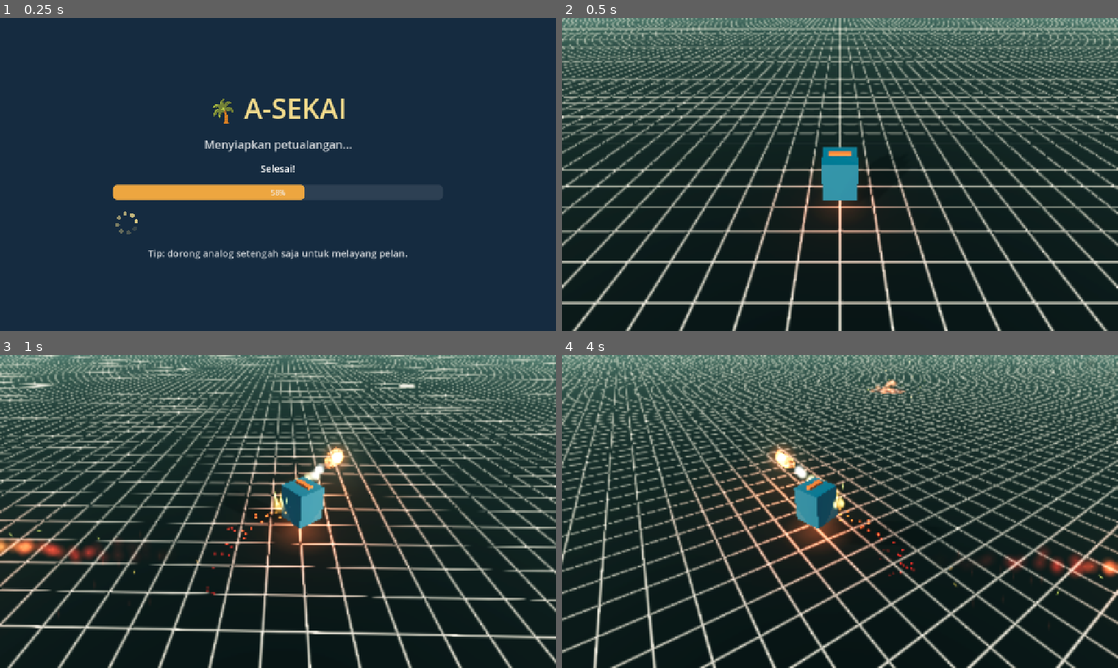
Above: before the commit, frames 1-4 (two rows, left to right).
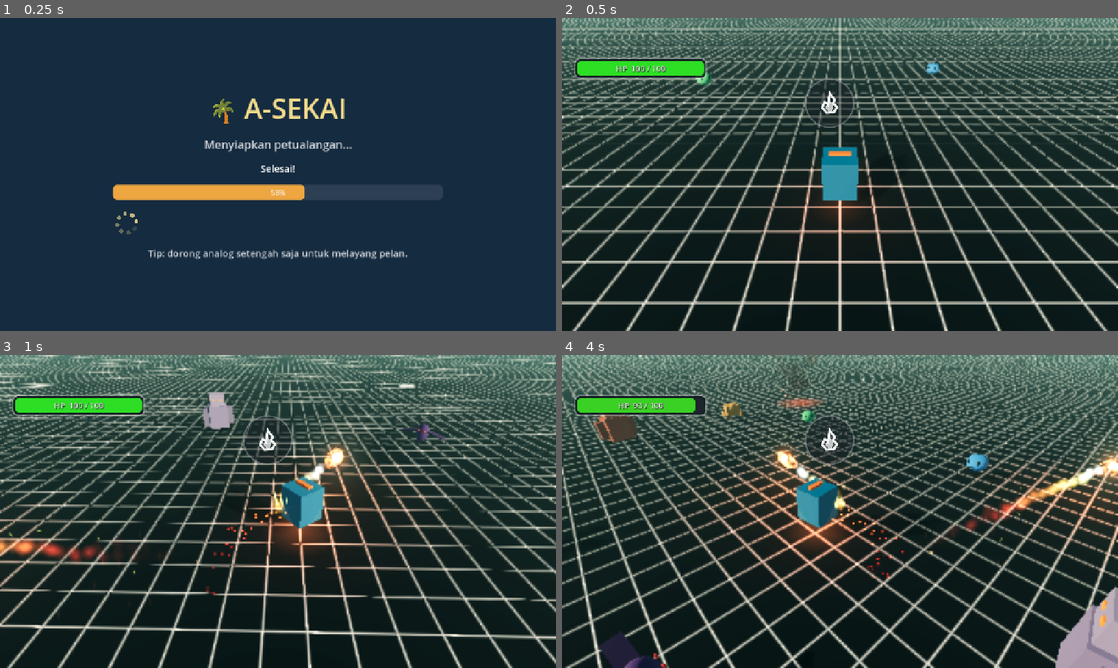
Above: after the commit, the same moments.

Repository: KyokoApp/Unity
Game: Godot game, scene res://packs/core_scripts/game_root.tscn
Two runs of this game, one before a commit and one after it. Both use one fixed random seed, a clock stepped at 60 frames per second and the inputs below. This scene is started directly instead of the project's main scene. Sound files missing from this copy of the repository are replaced by a short silence.
Inputs (mouse positions are in pixels of both pictures, inside the frame that each line leads up to):
- Up to frame 1 (0.25 s): no input
- Up to frame 2 (0.5 s): no input
- Up to frame 3 (1 s): move the mouse to (400, 495) at 0.52 s; hold Right (ui_right) from 0.53 s (still down); hold F from 0.53 s (still down); click (400, 495) at 0.67 s; tap Space at 0.77 s
- Up to frame 4 (4 s): release Right (ui_right) at 1.25 s; release F at 1.25 s; drag from (728, 527) to (812, 574) at 1.27 s; move the mouse to (895, 442) at 2.02 s; hold Right (ui_right) 2.03-2.75 s; hold F 2.03-2.75 s; drag from (812, 574) to (673, 464) at 2.77 s; move the mouse to (1006, 558) at 3.52 s; hold Left (ui_left) from 3.53 s (still down); hold F from 3.53 s (still down); tap Space at 3.77 s

Frame 1 is identical in both runs. In frame 2, 2.2% of the frame differs, in the area x 2-68%, y 12-36%; in frame 3, 2.7%; in frame 4, 51%, in the area x 0-100%, y 0-100%.
Error before the commit: Parse Error: Expected closing ")" after call arguments. (res://packs/ui/hud.gd:461)

Commit message:
Ronde-40: perbaiki parse error lama di HUD
Co-authored-by: arena-agent <297053741+arena-agent@users.noreply.github.com>

Diff:
--- a/project/packs/ui/hud.gd
+++ b/project/packs/ui/hud.gd
@@ -458,7 +458,6 @@
 	# --- toast tengah atas ---
 	toast_label = Label.new()
 	toast_label.add_theme_font_size_override("font_size", 30)
-	toast_label.add_theme_color_override("font_color", Colerride("font_size", 30)
 	toast_label.add_theme_color_override("font_color", Color(1, 1, 1, 0.95))
 	toast_label.add_theme_color_override("font_shadow", Color(0, 0, 0, 0.6))
 	toast_label.horizontal_alignment = HORIZONTAL_ALIGNMENT_CENTER
@@ -887,21 +886,3 @@
 func _update_tool_visual() -> void:
 	for m in _edit_tool_btns:
 		_edit_tool_btns[m].button_pressed = m == edit_tool
-font_color", Color(0.8, 1.0, 0.85))
-	done.pressed.connect(func(): _exit_edit())
-	v.add_child(done)
-
-func _pick_sky(ix: int) -> void:
-	if _world:
-		_world.apply_lighting({"sky": ix})
-	if settings:
-		settings.set_value("light_sky", ix)
-	toast("Gradien langit " + (str(ix) if ix >= 0 else "otomatis"))
-
-func _select_tool(m: String) -> void:
-	edit_tool = m
-	_update_tool_visual()
-
-func _update_tool_visual() -> void:
-	for m in _edit_tool_btns:
-		_edit_tool_btns[m].button_pressed = m == edit_tool
Not shown, changed: BACA_INI.md
